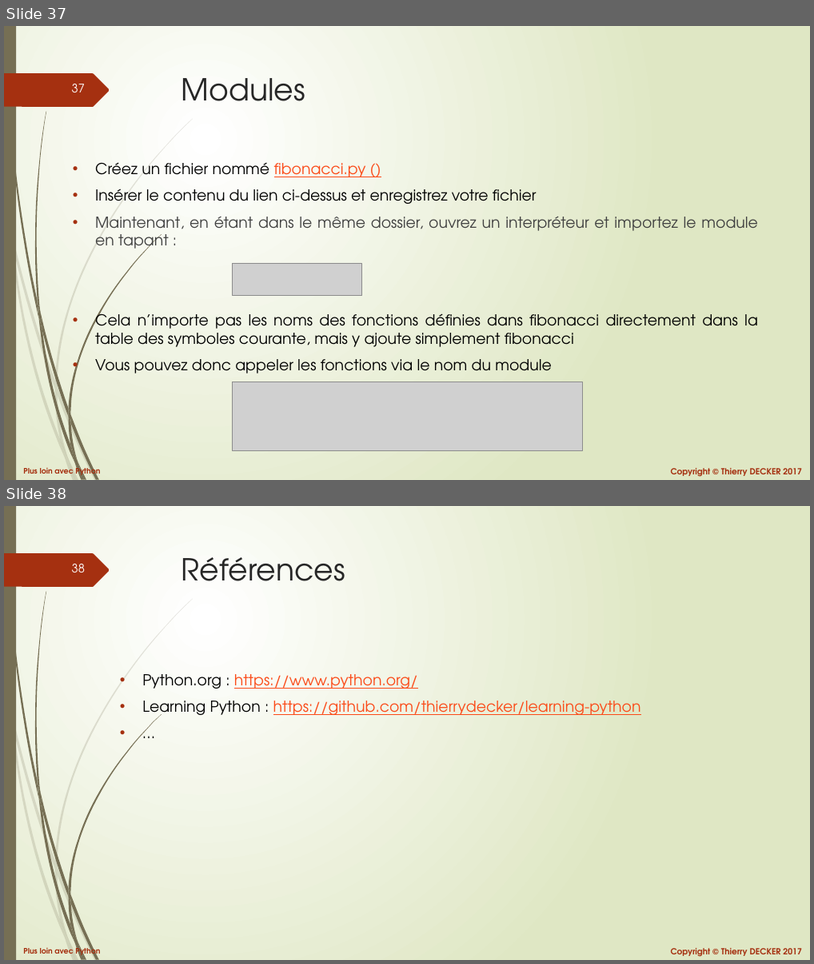
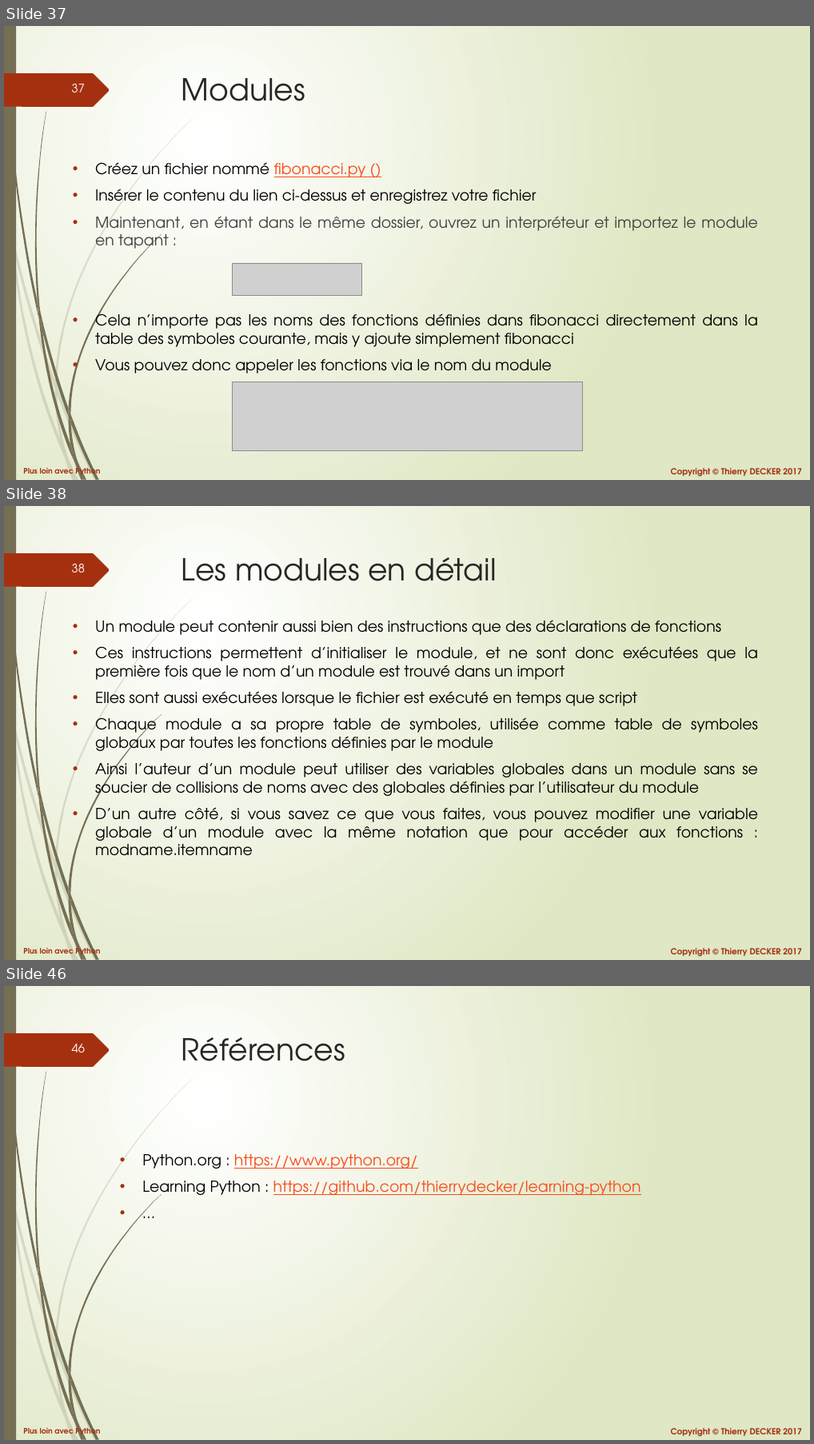
Before and after one commit to VikmanTheRacoon/learning-python, a slide deck: documentations/python-102.pptx. Shown one above the other, each under a label of ours: slides 37 and 38 before the commit, slides 37, 38 and 46 after it; the slides between them are not shown. The pictures are 814x964 and 814x1444 pixels, drawn with LibreOffice and Linux fonts; fonts in the diff are those of the drawing; grey boxes stand for pictures. Boxes give left, top, right and bottom in pixels: in the first picture for what was removed or moved away, otherwise in the second. Text is boxed around its words. In the diff, an @@ line names an element or a change of style, - is before the commit and + after.

```diff
--- a/documentations/python-102.pptx
+++ b/documentations/python-102.pptx
@@ slide 38 added at <box>4,506,810,960</box>, background gradient #FFFFFF to #DFE8C4; not listed: 27 template elements that a slide beside it also shows @@
@@ title added at <box>182,557,496,581</box>, 36 pt, text #262626 @@
+Les modules en détail
@@ text added at <box>95,620,758,856</box>, 18 pt, text #000000 @@
+• Un module peut contenir aussi bien des instructions que des déclarations de fonctions
+• Ces instructions permettent d’initialiser le module, et ne sont donc exécutées que la première fois que le nom d’un module est trouvé dans un import
+• Elles sont aussi exécutées lorsque le fichier est exécuté en temps que script
+• Chaque module a sa propre table de symboles, utilisée comme table de symboles globaux par toutes les fonctions définies par le module
+• Ainsi l’auteur d’un module peut utiliser des variables globales dans un module sans se soucier de collisions de noms avec des globales définies par l’utilisateur du module
+• D’un autre côté, si vous savez ce que vous faites, vous pouvez modifier une variable globale d’un module avec la même notation que pour accéder aux fonctions : modname.itemname
@@ what was slide 38 is now slide 46 @@
@@ page number at <box>72,1044,85,1052</box>: text changed @@
-38
+46
```
Also in this commit, not shown: 7 other slides added, 1 other file.
